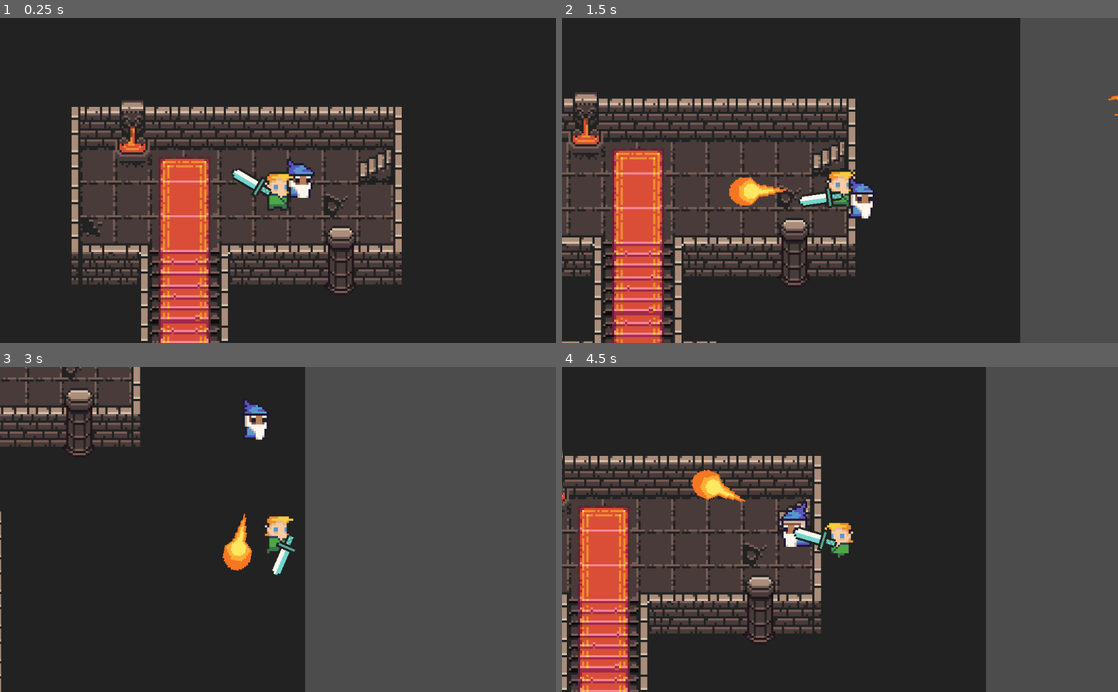
Above: before the commit, frames 1-4 (two rows, left to right).
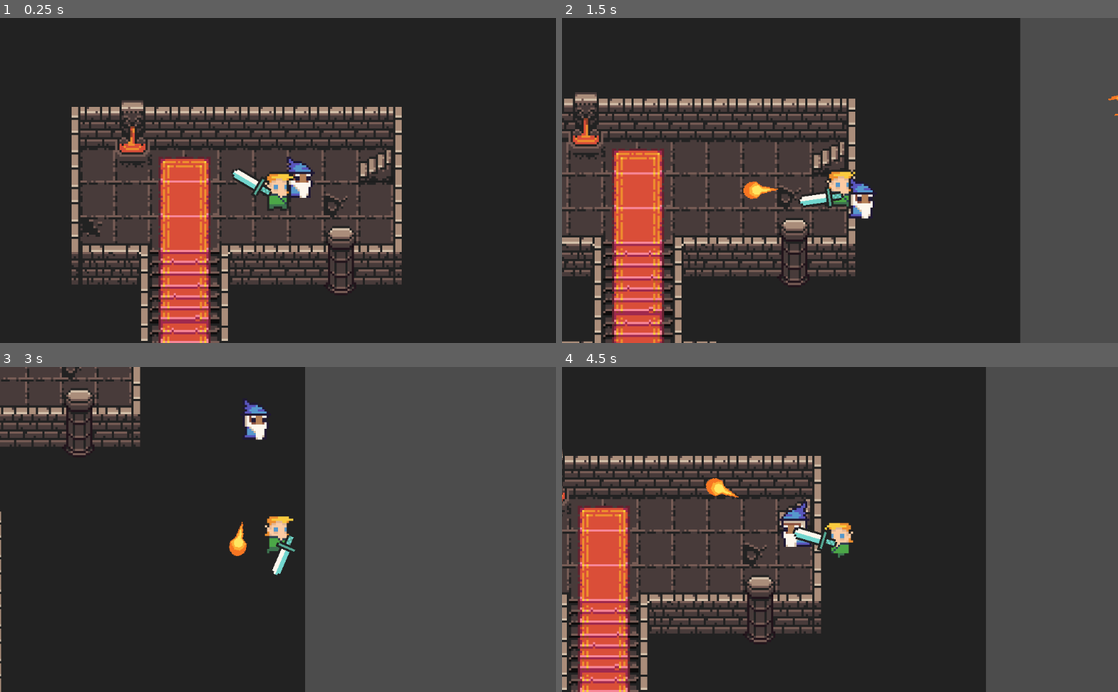
Above: after the commit, the same moments.

Repository: gotneb/cripta_dungeon
Game: Godot game, scene res://scenes/world/tutorial.tscn
Same seed, same stepped clock (60 frames per second), same inputs: the game is played once before the commit and once after it.
Inputs (mouse positions are in pixels of both pictures, inside the frame that each line leads up to):
- Up to frame 1 (0.25 s): no input
- Up to frame 2 (1.5 s): move the mouse to (962, 164) at 0.52 s; hold Right (right) 0.53-1.28 s; tap Z (z_attack) at 0.6, 1.35 s; move the mouse to (728, 196) at 1.27 s; hold Down (down) from 1.28 s (still down)
- Up to frame 3 (3 s): move the mouse to (333, 458) at 2.02 s; release Down (down) at 2.03 s; hold Right (right) 2.03-2.78 s; tap Z (z_attack) at 2.1, 2.85 s; move the mouse to (250, 594) at 2.77 s; hold Up (up) from 2.78 s (still down)
- Up to frame 4 (4.5 s): move the mouse to (1006, 578) at 3.52 s; release Up (up) at 3.53 s; hold Left (left) from 3.53 s (still down); tap Z (z_attack) at 3.6, 4.35 s; move the mouse to (673, 480) at 4.27 s

The runs differ from the first frame. In frame 1, 0.2% of the frame differs, in the area x 51-57%, y 42-56%; in frame 2, 0.4%; in frame 3, 0.4%; in frame 4, 0.4%, in the area x 23-33%, y 31-42%.

Commit message:
Modifcacoes na magia e add sprites de alvo

Diff:
--- a/src/scenes/enemies/orc_shaman.tscn
+++ b/src/scenes/enemies/orc_shaman.tscn
@@ -10,6 +10,7 @@
 [ext_resource path="res://assets/enemies/orc_shaman/run/orc_shaman_run_anim_f1.png" type="Texture" id=8]
 [ext_resource path="res://scenes/interface/health_bar/health_bar_enemie.tscn" type="PackedScene" id=9]
 [ext_resource path="res://scripts/enemies/orc_shaman.gd" type="Script" id=10]
+[ext_resource path="res://assets/interface/crosshair/target.png" type="Texture" id=11]
 
 [sub_resource type="SpriteFrames" id=1]
 animations = [ {
@@ -49,9 +50,13 @@
 collision_layer = 2
 collision_mask = 4
 script = ExtResource( 10 )
-__meta__ = {
-"_edit_group_": true
-}
+
+[node name="TextureRect" type="TextureRect" parent="."]
+margin_left = -7.0
+margin_top = -1.0
+margin_right = 9.0
+margin_bottom = 16.0
+texture = ExtResource( 11 )
 
 [node name="AnimatedSprite" type="AnimatedSprite" parent="."]
 frames = SubResource( 1 )
--- a/src/scenes/playable_characters/wizzard.tscn
+++ b/src/scenes/playable_characters/wizzard.tscn
@@ -40,7 +40,7 @@
 position = Vector2( -1, -6 )
 frames = SubResource( 2 )
 animation = "idle"
-frame = 2
+frame = 3
 playing = true
 
 [node name="CollisionShape2D" type="CollisionShape2D" parent="."]
--- a/src/scenes/projectiles/wizzard/fire.tscn
+++ b/src/scenes/projectiles/wizzard/fire.tscn
@@ -25,6 +25,9 @@
 collision_layer = 4
 collision_mask = 2
 script = ExtResource( 6 )
+__meta__ = {
+"_edit_group_": true
+}
 
 [node name="AnimatedSprite" type="AnimatedSprite" parent="."]
 position = Vector2( 1, 0 )
--- a/src/scripts/enemies/orc_shaman.gd
+++ b/src/scripts/enemies/orc_shaman.gd
@@ -11,6 +11,7 @@
 
 
 func _ready():
+	$AnimatedSprite.play("idle")
 	health_bar.set_max_health(max_hp)
 
 
--- a/src/scripts/interface/damage_indicator.gd
+++ b/src/scripts/interface/damage_indicator.gd
@@ -5,6 +5,7 @@
 
 func _ready():
 	scale = Vector2(0.1, 0.1)
+	# warning-ignore:return_value_discarded
 	timer.connect("timeout", self, "on_timeout")
 	timer.wait_time = 1.5
 	timer.start()
@@ -19,13 +20,18 @@
 	var time: float = 1
 	# Sobe a texto de dano
 	var pos: float = -25
+	# warning-ignore:return_value_discarded
 	var tween := create_tween().set_trans(Tween.TRANS_LINEAR).set_ease(Tween.EASE_OUT_IN)
 	tween.tween_property(self, "position:y", pos, time)
 	# Aumenta a escala
+	# warning-ignore:return_value_discarded
 	tween.parallel().set_trans(Tween.TRANS_QUART).set_ease(Tween.EASE_OUT)
+	# warning-ignore:return_value_discarded
 	tween.tween_property(self, "scale", Vector2(0.3, 0.3), time + 0.2)
 	# Diminui a visibilidade aos poucos
+	# warning-ignore:return_value_discarded
 	tween.parallel().set_trans(Tween.TRANS_EXPO).set_ease(Tween.EASE_IN)
+	# warning-ignore:return_value_discarded
 	tween.tween_property(self, "modulate", Color("00ffffff"), time)
 
 
--- a/src/scripts/projectiles/wizzard/fire_ball.gd
+++ b/src/scripts/projectiles/wizzard/fire_ball.gd
@@ -5,8 +5,13 @@
 var damage: int
 
 func _ready():
+	scale = Vector2(0.6, 0.6)
 	$AnimatedSprite.play("default")
 	$Timer.start()
+
+	var tween := create_tween().set_trans(Tween.TRANS_CUBIC).set_ease(Tween.EASE_IN)
+	# warning-ignore:return_value_discarded
+	tween.tween_property(self, "scale", Vector2(1, 1), 0.5)
 
 
 func _process(delta):
Binary file added: src/assets/interface/crosshair/crosshair_1.png
Not shown, added: src/assets/interface/crosshair/crosshair_1.png.import
Binary file added: src/assets/interface/crosshair/crosshair_2.png
Not shown, added: src/assets/interface/crosshair/crosshair_2.png.import
Binary file added: src/assets/interface/crosshair/crosshair_3.png
Not shown, added: src/assets/interface/crosshair/crosshair_3.png.import
Binary file added: src/assets/interface/crosshair/target.png
Not shown, added: src/assets/interface/crosshair/target.png.import
Not shown: 1 places in src/scenes/enemies/orc_shaman.tscn that only renumber resources
